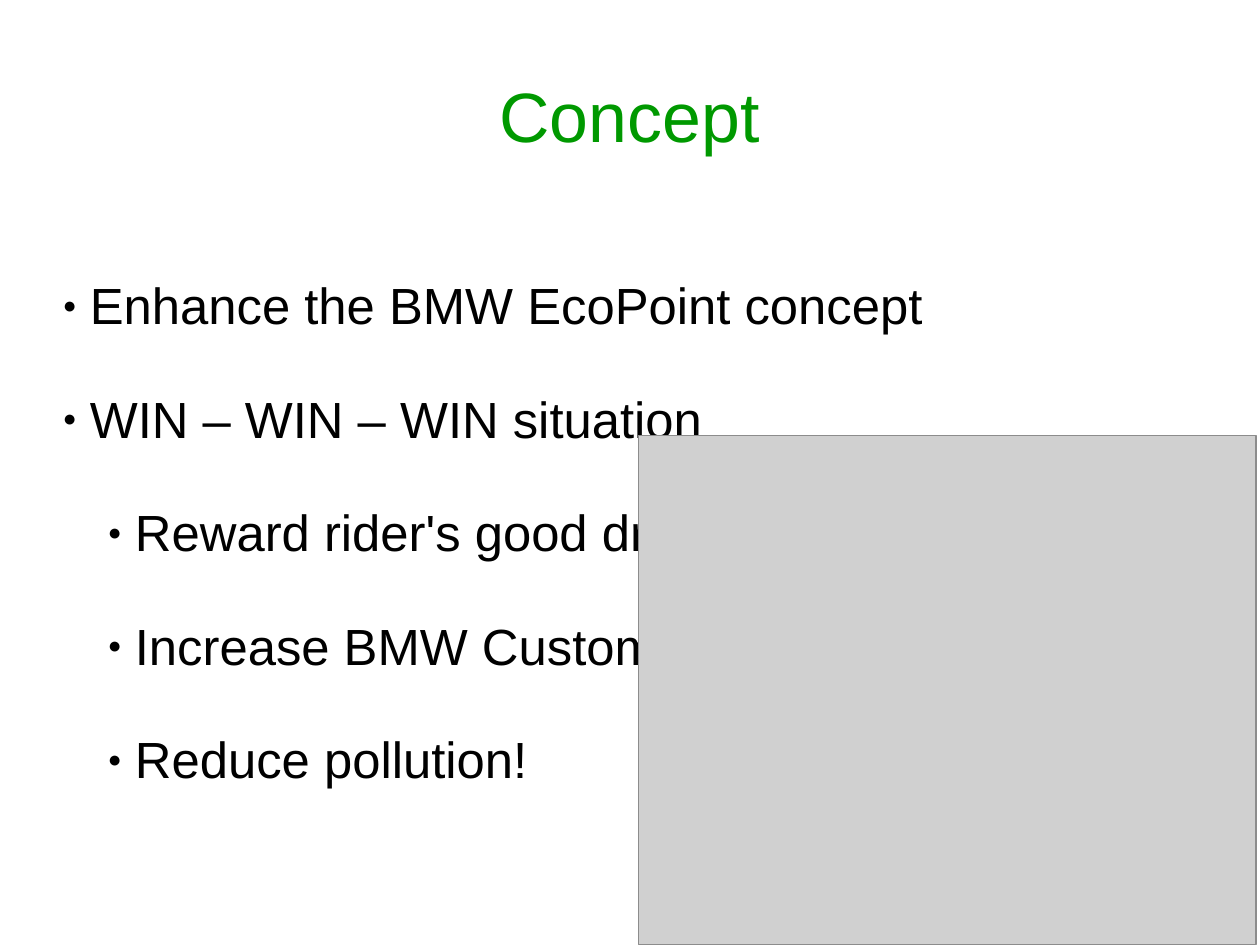
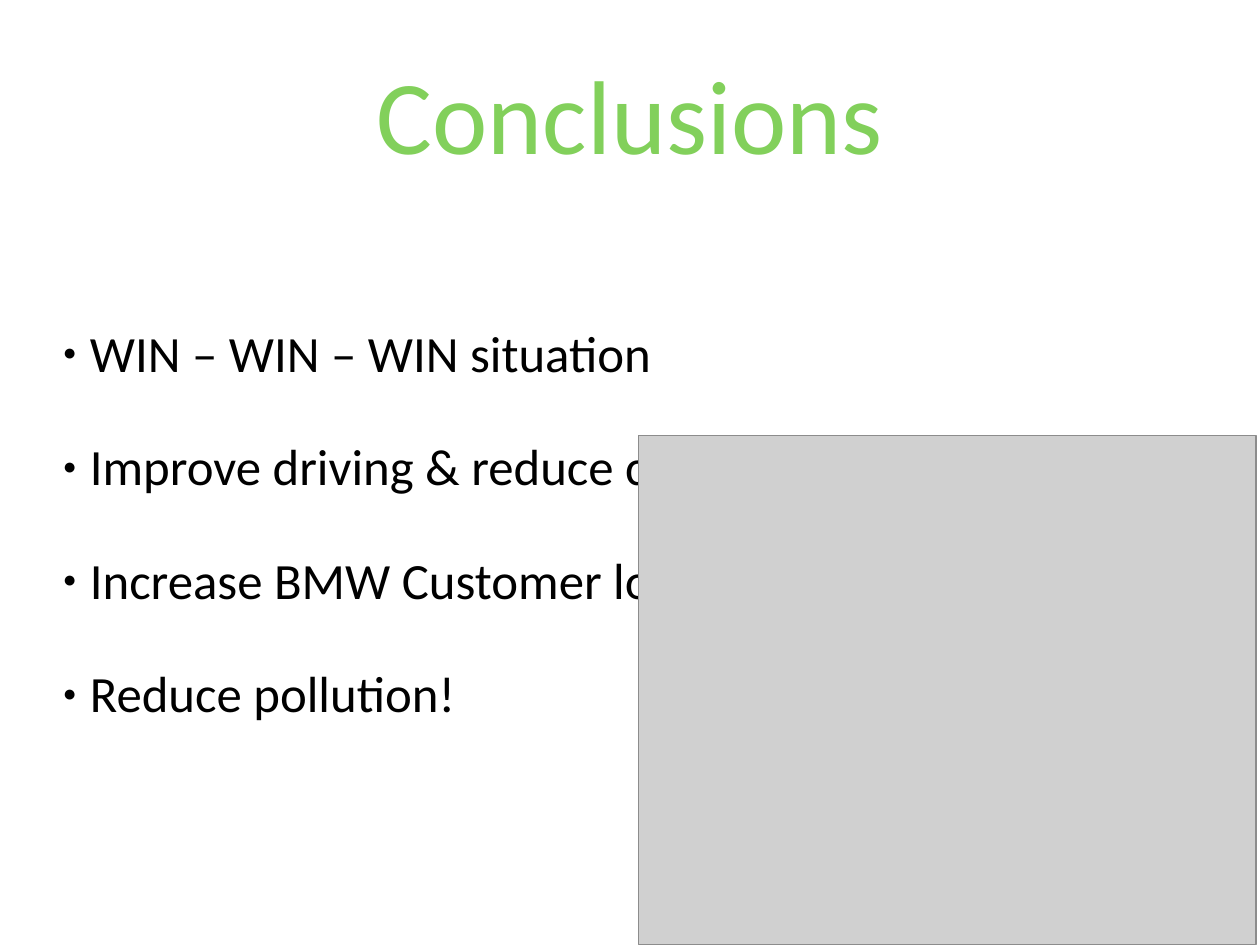
Before and after one commit to rrafols/EcoHack, a slide deck: slide 6 of HackTheRide.ppt (slide 2 before the commit). Drawn at 1260x945 pixels with LibreOffice and Linux fonts; fonts in the diff are those of the drawing; grey boxes stand for pictures. Boxes give left, top, right and bottom in pixels: in the first picture for what was removed or moved away, otherwise in the second. Text is boxed around its words. In the diff, an @@ line names an element or a change of style, - is before the commit and + after.

```diff
--- a/HackTheRide.ppt
+++ b/HackTheRide.ppt
@@ title at bbox=[377, 81, 882, 155]: text changed; size 44 to 66 pt; font Arial to Calibri; text colour #009900 to #82D05B @@
-Concept
+Conclusions
@@ subtitle "WIN – WIN – WIN ...": place and size @@
-subtitle "WIN – WIN – WIN ..." at bbox=[90, 287, 923, 789]
+subtitle "WIN – WIN – WIN ..." at bbox=[90, 337, 895, 721]
@@ subtitle at bbox=[90, 287, 923, 335]: paragraph removed @@
-● Enhance the BMW EcoPoint concept
@@ subtitle at bbox=[90, 337, 749, 721]: font Arial to Calibri in "WIN – WIN – WIN situation", "Increase BMW Customer loyalty", "Reduce pollution!"; indent changed @@
@@ subtitle at bbox=[90, 443, 895, 497]: text changed; font Arial to Calibri @@
-● Reward rider's good driving habits
+● Improve driving & reduce consumption
```
Also in this commit, not shown: 3 other slides changed, 2 slides added, 1 slide removed, 1 other file.
